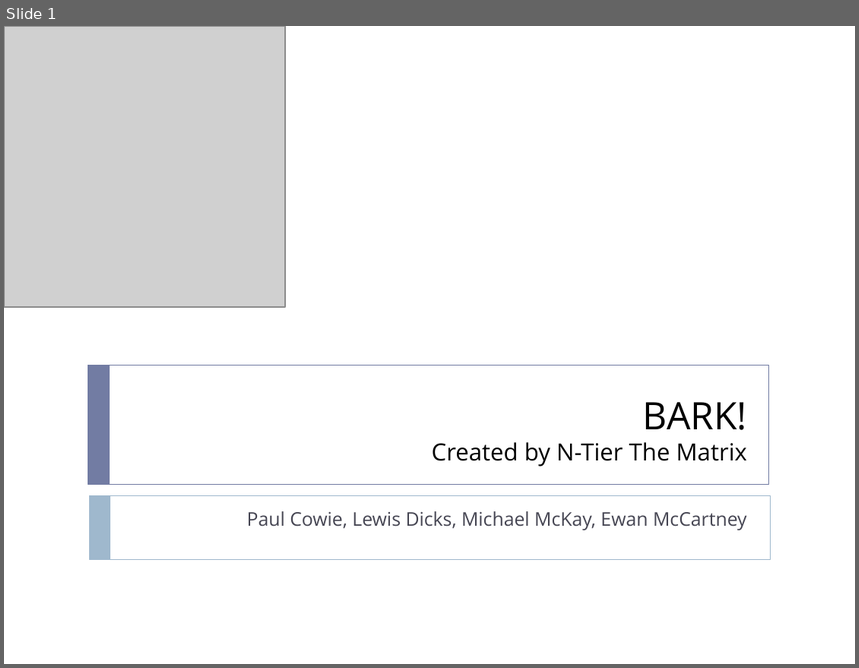
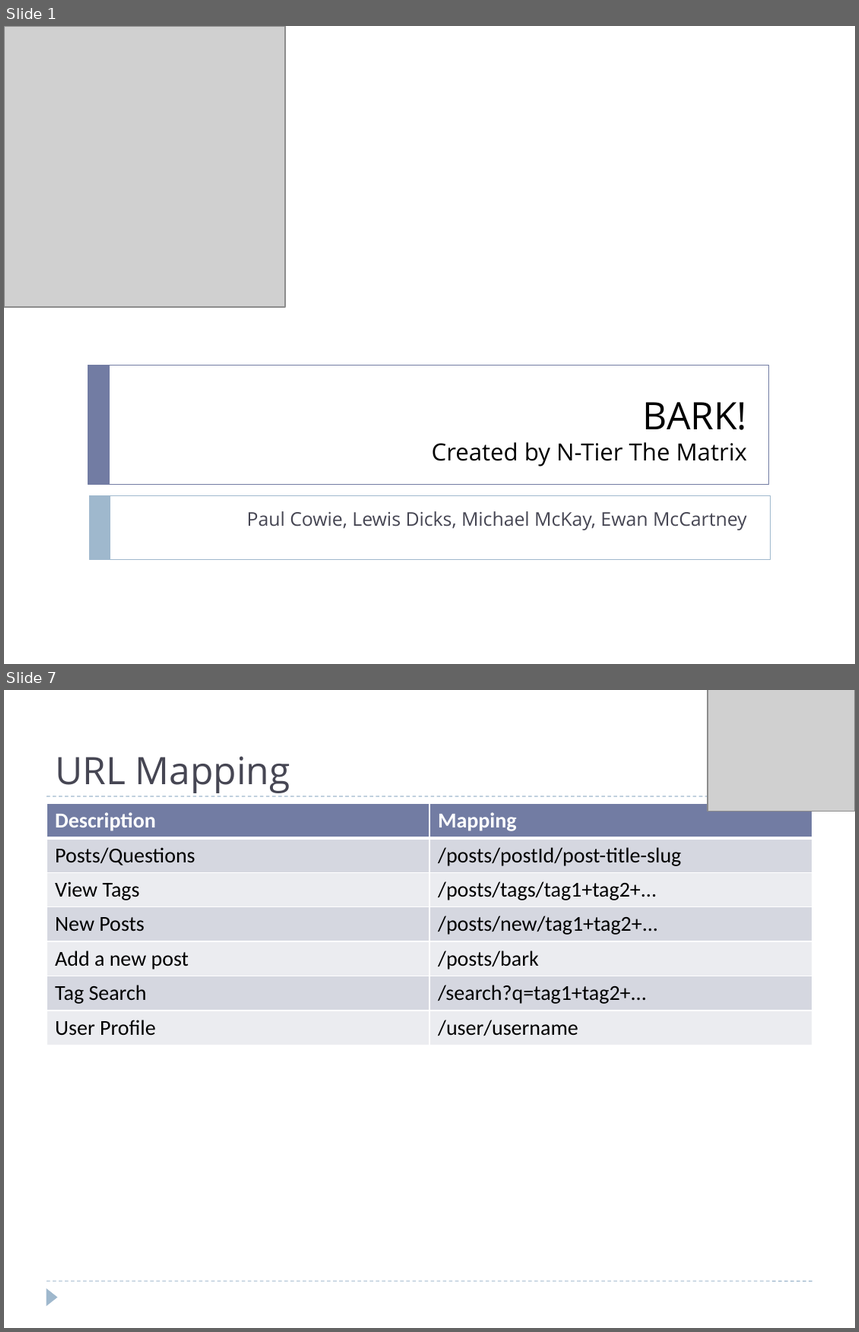
Before and after one commit to projectgoav/studeso, a slide deck: docs/presentation.pptx. Shown one above the other, each under a label of ours: slide 1 before the commit, slides 1 and 7 after it; the slides between them are not shown. The pictures are 859x668 and 859x1332 pixels, drawn with LibreOffice and Linux fonts; fonts in the diff are those of the drawing; grey boxes stand for pictures. Boxes give left, top, right and bottom in pixels: in the first picture for what was removed or moved away, otherwise in the second. Text is boxed around its words. In the diff, an @@ line names an element or a change of style, - is before the commit and + after.

Commit message:
Updated presentation with url mapping and matrix
Site map last thing to be added

```diff
--- a/docs/presentation.pptx
+++ b/docs/presentation.pptx
@@ slide 7 added at bbox=[4, 690, 855, 1328], background #FFFFFF @@
@@ picture added at bbox=[708, 690, 855, 811] @@
@@ title added at bbox=[55, 756, 291, 793], 32 pt, text #464653 @@
+URL Mapping
@@ line added from (47, 796) to (813, 796), #9FB8CD 0.75 pt dashed @@
@@ table added at bbox=[47, 803, 813, 1045], 7 rows, 2 columns @@
+Description | Mapping
+Posts/Questions | /posts/postId/post-title-slug
+View Tags | /posts/tags/tag1+tag2+...
+New Posts | /posts/new/tag1+tag2+...
+Add a new post | /posts/bark
+Tag Search | /search?q=tag1+tag2+...
+User Profile | /user/username
@@ line added from (47, 1281) to (813, 1281), #9FB8CD 0.75 pt dashed @@
@@ triangle added at bbox=[47, 1288, 58, 1306], fill #9FB8CD @@
```
Also in this commit, not shown: 4 slides changed, 1 other slide added, 1 slide removed, 1 other file.
